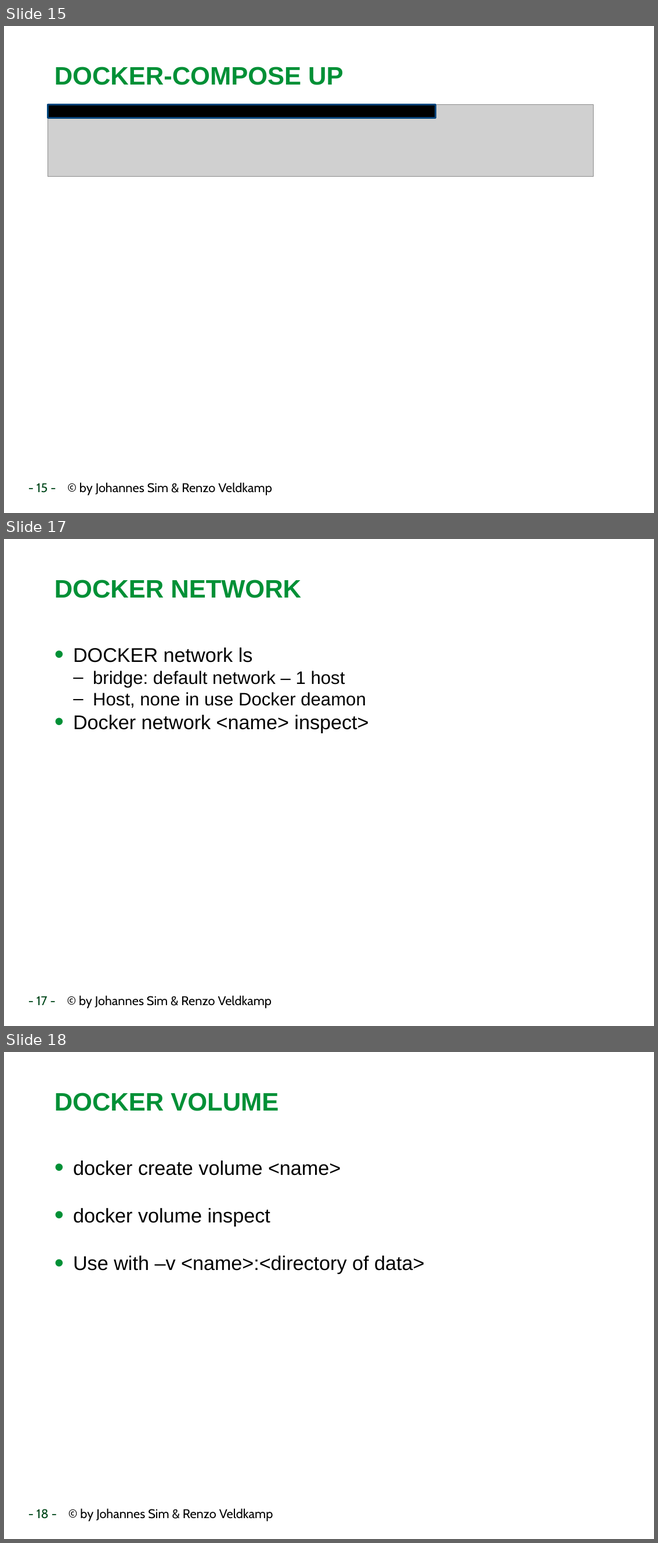
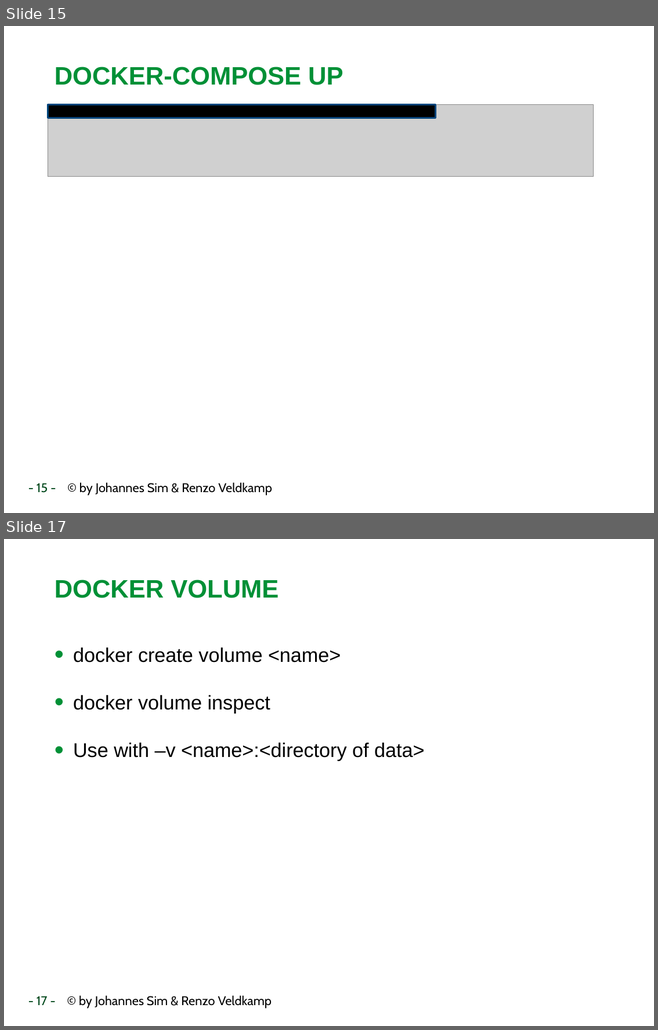
Before and after one commit to RenzoVeldkamp/MicroContainer, a slide deck: Presentatie/Docker102.pptx. Shown one above the other, each under a label of ours: slides 15, 17 and 18 before the commit, slides 15 and 17 after it; the slides between them are not shown. The pictures are 658x1543 and 658x1030 pixels, drawn with LibreOffice and Linux fonts; fonts in the diff are those of the drawing; grey boxes stand for pictures; background and template pictures are left out. Boxes give left, top, right and bottom in pixels: in the first picture for what was removed or moved away, otherwise in the second. Text is boxed around its words. In the diff, an @@ line names an element or a change of style, - is before the commit and + after.

```diff
--- a/Presentatie/Docker102.pptx
+++ b/Presentatie/Docker102.pptx
@@ slide 17 removed at <box>4,539,654,1026</box>, background #FFFFFF; not listed: 1 template element that a slide beside it also shows @@
@@ title removed at <box>54,580,301,598</box> @@
-DOCKER NETWORK
@@ text removed at <box>73,647,368,733</box> @@
-• DOCKER network ls
-  – bridge: default network – 1 host
-  – Host, none in use Docker deamon
-• Docker network <name> inspect>
@@ what was slide 18 is now slide 17 @@
@@ text at <box>36,995,272,1008</box>: text changed @@
-- 18 - © by Johannes Sim & Renzo Veldkamp
+- 17 - © by Johannes Sim & Renzo Veldkamp
```
Also in this commit, not shown: 2 slides changed, 1 slide added.
